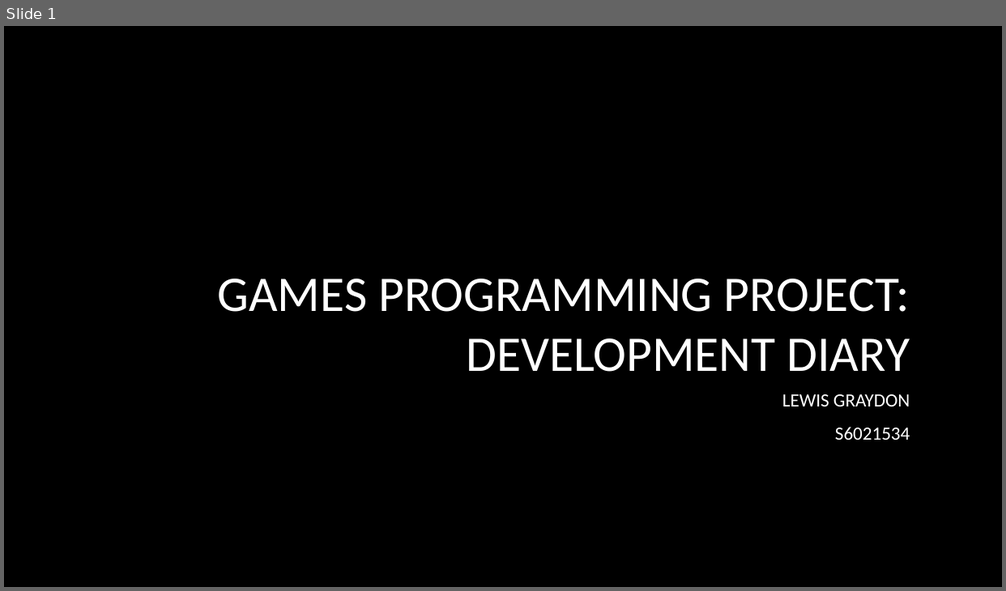
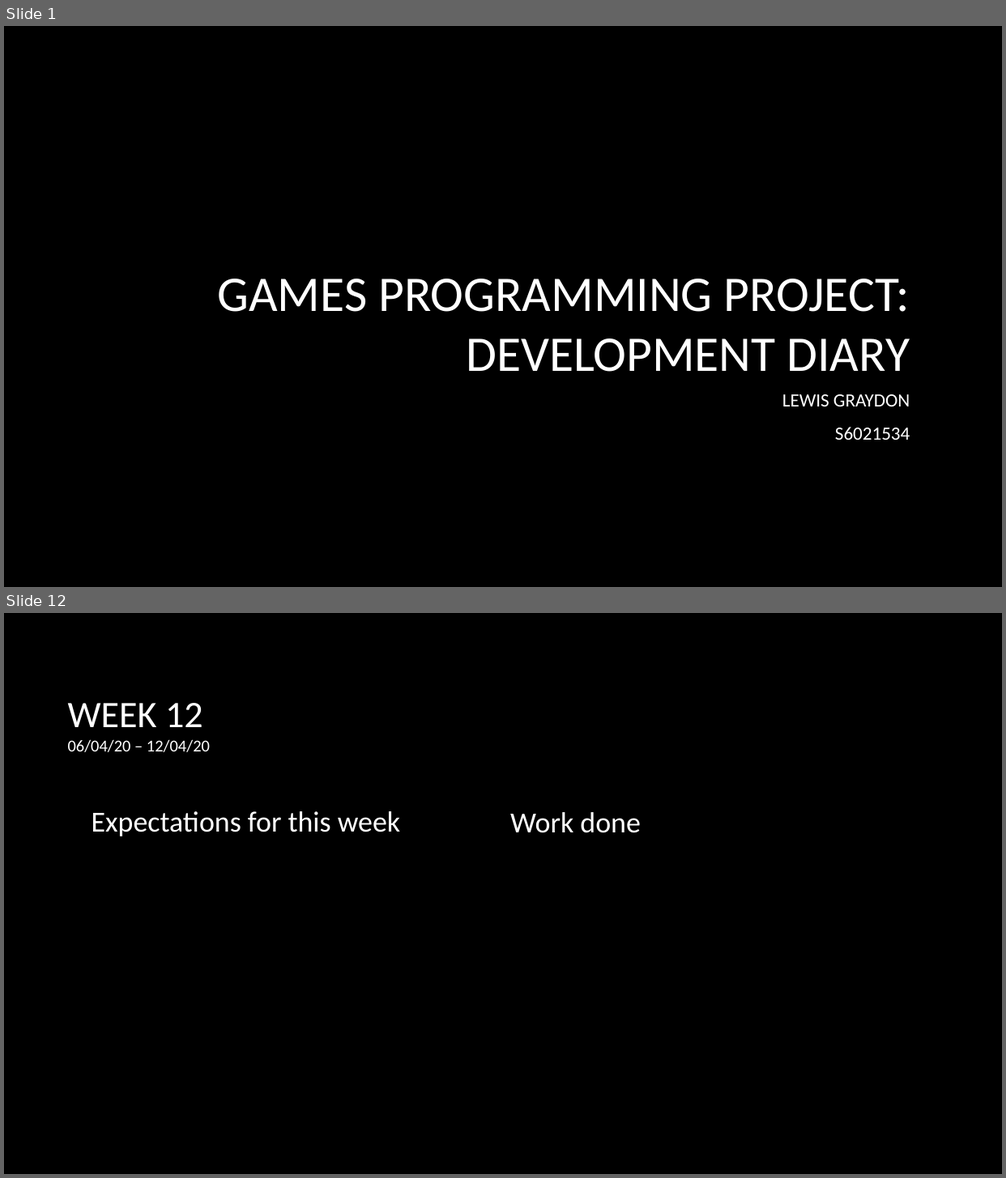
Before and after one commit to LewisGraydon/FinalYearProject2020, a slide deck: DevelopmentDiaryGPP.pptx. Shown one above the other, each under a label of ours: slide 1 before the commit, slides 1 and 12 after it; the slides between them are not shown. The pictures are 1006x591 and 1006x1178 pixels, drawn with LibreOffice and Linux fonts; fonts in the diff are those of the drawing; background and template pictures are left out. Boxes give left, top, right and bottom in pixels: in the first picture for what was removed or moved away, otherwise in the second. Text is boxed around its words. In the diff, an @@ line names an element or a change of style, - is before the commit and + after.

```diff
--- a/DevelopmentDiaryGPP.pptx
+++ b/DevelopmentDiaryGPP.pptx
@@ slide 12 added at box(4, 613, 1002, 1174), background picture (left out) @@
@@ title added at box(68, 703, 210, 752), 16 pt, text #FFFFFF @@
+WEEK 12
+06/04/20 – 12/04/20
@@ text added at box(91, 811, 400, 837), 28 pt, text #FFFFFF @@
+Expectations for this week
@@ text added at box(510, 812, 640, 833), 28 pt, text #FFFFFF @@
+Work done
```
Also in this commit, not shown: 3 slides changed, 7 other slides added, 10 other files.
